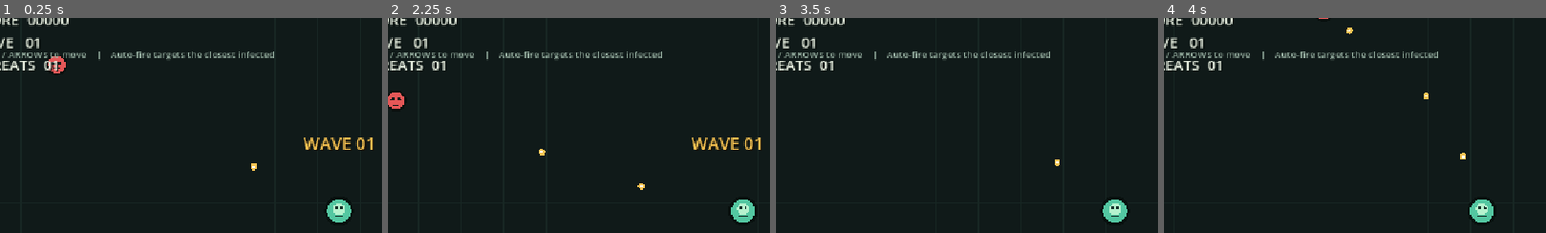
Above: before the commit, frames 1-4 (left to right).
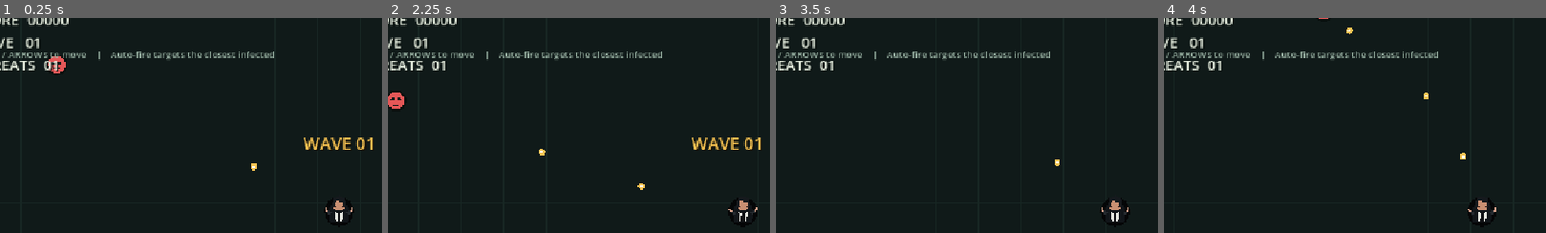
Above: after the commit, the same moments.

Repository: aaaaronn/Tiger-Games
Game: Godot game, scene res://Scenes/main_scene.tscn
The game is run twice, just before and just after one commit, with the same random seed, the same clock (stepped at 60 frames per second) and the same inputs.
Inputs (mouse positions are % of the whole screen's width and height, from its top left):
- Up to frame 1 (0.25 s): no input
- Up to frame 2 (2.25 s): tap Enter at 0.5 s; move the mouse to (72, 45) at 0.52 s; hold D (move_right) 0.53-1.25 s; click (72, 45) at 0.67 s; drag from (30, 55) to (0, 18) at 1.27 s; move the mouse to (60, 28) at 2.02 s; hold D (move_right) from 2.03 s (still down)
- Up to frame 3 (3.5 s): release D (move_right) at 2.75 s; drag from (45, 70) to (20, 38) at 2.77 s
- Up to frame 4 (4 s): move the mouse to (80, 65) at 3.52 s; hold A (move_left) from 3.53 s (still down)
The pictures show only the part of the screen within x 6-56%, y 5-55%; the shares and areas given below are measured in that part.

The runs differ from the first frame. In frame 1, 0.5% of the frame differs, in the area x 85-93%, y 84-96%; in frame 2, 0.6%; in frame 3, 0.5%; in frame 4, 0.6%, in the area x 79-87%, y 84-96%.

Commit message:
Update player_movement.gd
John wick sprite

Diff:
--- a/Scripts/player_movement.gd
+++ b/Scripts/player_movement.gd
@@ -43,9 +43,39 @@
 	return closest
 
 func _draw() -> void:
-	draw_circle(Vector2.ZERO, 22.0, Color("08100e"))
-	draw_circle(Vector2.ZERO, 18.0, Color("53c7a1"))
-	draw_circle(Vector2(0, -3), 9.0, Color("b5f2ce"))
-	draw_circle(Vector2(-4, -5), 2.0, Color("16322b"))
-	draw_circle(Vector2(4, -5), 2.0, Color("16322b"))
-	draw_line(Vector2(-7, 8), Vector2(7, 8), Color("16322b"), 2.0)
+	# Stylized hitman silhouette: long hair, black suit, white shirt, and tie.
+	draw_circle(Vector2(0, 1), 22.0, Color("050607"))
+	draw_polygon(
+		PackedVector2Array([
+			Vector2(-16, 2), Vector2(-12, -9), Vector2(-7, -13), Vector2(7, -13),
+			Vector2(12, -9), Vector2(16, 2), Vector2(13, 18), Vector2(-13, 18)
+		]),
+		PackedColorArray([Color("111519")])
+	)
+
+	# Face framed by the character's shoulder-length hair.
+	draw_circle(Vector2(0, -9), 9.0, Color("c98f72"))
+	draw_polygon(
+		PackedVector2Array([
+			Vector2(-10, -12), Vector2(-7, -20), Vector2(1, -23), Vector2(9, -18),
+			Vector2(11, -8), Vector2(7, -5), Vector2(6, -14), Vector2(-5, -15),
+			Vector2(-7, -5), Vector2(-11, -4)
+		]),
+		PackedColorArray([Color("15191d")])
+	)
+	draw_line(Vector2(-8, -7), Vector2(-4, -6), Color("321f1d"), 1.5)
+	draw_line(Vector2(4, -6), Vector2(8, -7), Color("321f1d"), 1.5)
+
+	# Crisp shirt front and narrow black tie.
+	draw_polygon(
+		PackedVector2Array([Vector2(-7, 0), Vector2(0, 6), Vector2(7, 0), Vector2(5, 15), Vector2(-5, 15)]),
+		PackedColorArray([Color("e7e8e2")])
+	)
+	draw_polygon(
+		PackedVector2Array([Vector2(-2, 1), Vector2(2, 1), Vector2(3, 15), Vector2(0, 19), Vector2(-3, 15)]),
+		PackedColorArray([Color("101114")])
+	)
+	draw_line(Vector2(-12, 4), Vector2(-18, 1), Color("252a2f"), 4.0)
+	draw_line(Vector2(-18, 1), Vector2(-21, -4), Color("d4a08a"), 3.0)
+	draw_line(Vector2(12, 4), Vector2(18, 1), Color("252a2f"), 4.0)
+	draw_line(Vector2(18, 1), Vector2(21, -4), Color("d4a08a"), 3.0)
